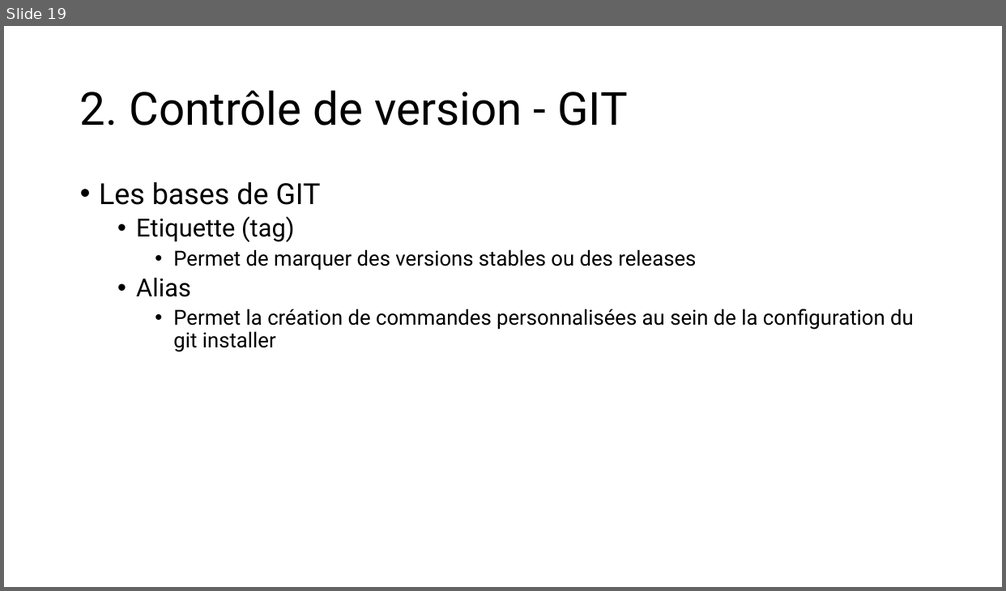
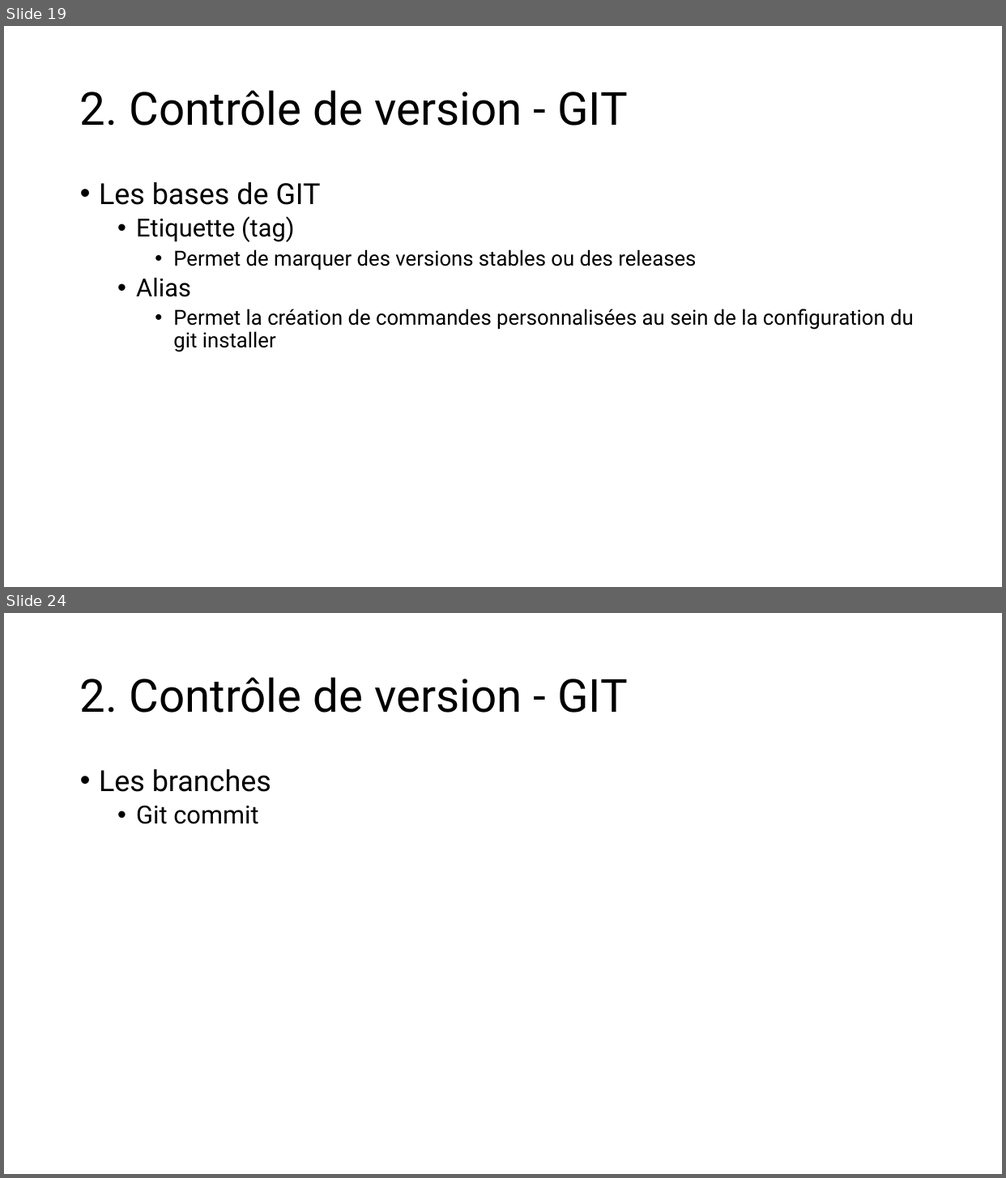
Before and after one commit to LJKhnor/Chapitre-4, a slide deck: Chapitre 4.pptx. Shown one above the other, each under a label of ours: slide 19 before the commit, slides 19 and 24 after it; the slides between them are not shown. The pictures are 1006x591 and 1006x1178 pixels, drawn with LibreOffice and Linux fonts; fonts in the diff are those of the drawing. Boxes give left, top, right and bottom in pixels: in the first picture for what was removed or moved away, otherwise in the second. Text is boxed around its words. In the diff, an @@ line names an element or a change of style, - is before the commit and + after.

```diff
--- a/Chapitre 4.pptx
+++ b/Chapitre 4.pptx
@@ slide 24 added at box(4, 613, 1002, 1174), background #FFFFFF @@
@@ title added at box(80, 677, 628, 713), 44 pt, text #000000 @@
+2. Contrôle de version - GIT
@@ text added at box(99, 769, 271, 824), 28 pt, text #000000 @@
+• Les branches
+  • Git commit
```
Also in this commit, not shown: 4 slides changed, 7 other slides added.
